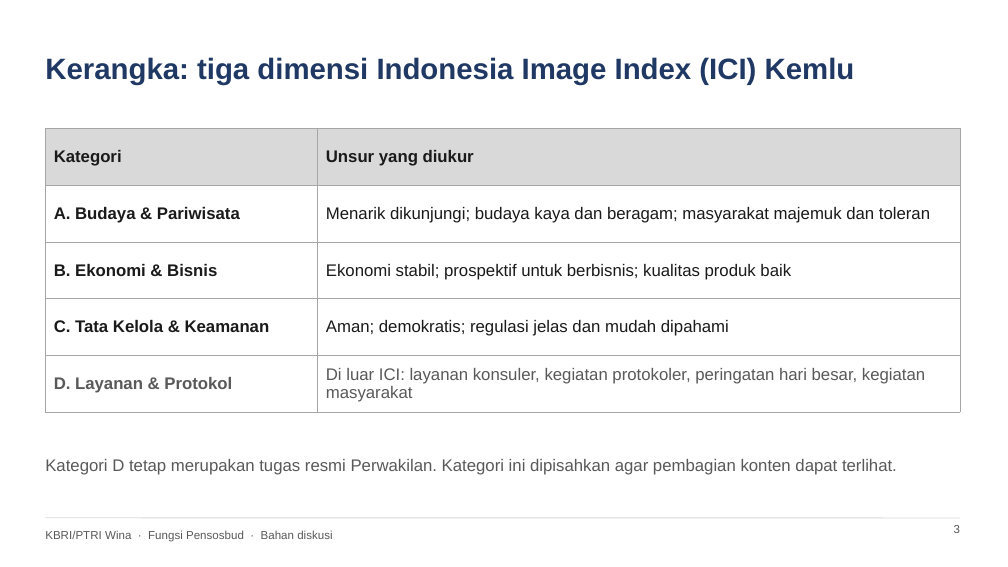
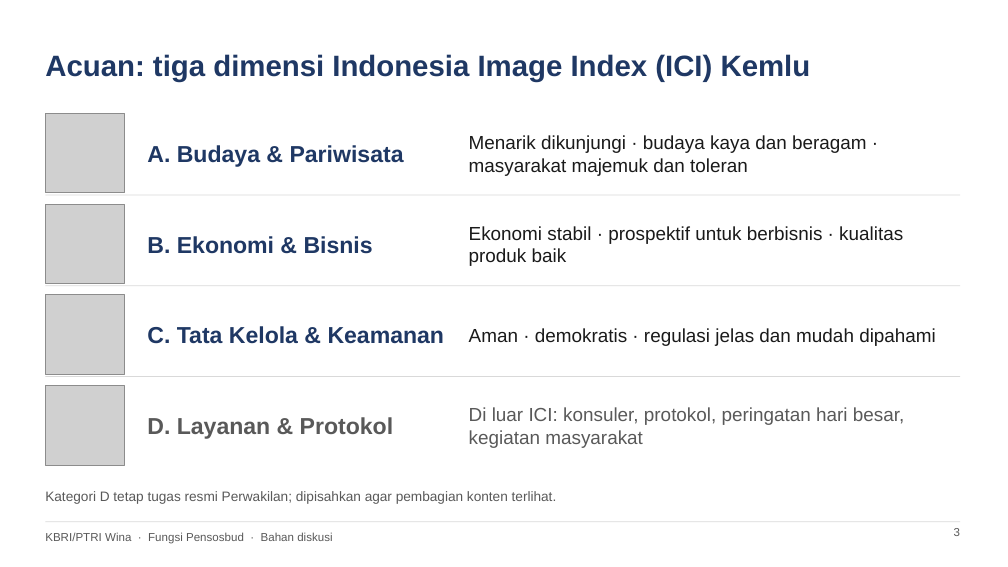
Before and after one commit to quintareva09/quintadeyandaputri, a slide deck: slide 3 of ici_analysis/KBRI_Wina_Penataan_Konten_Instagram.pptx. Drawn at 1008x567 pixels with LibreOffice and Linux fonts; fonts in the diff are those of the drawing; grey boxes stand for pictures. Boxes give left, top, right and bottom in pixels: in the first picture for what was removed or moved away, otherwise in the second. Text is boxed around its words. In the diff, an @@ line names an element or a change of style, - is before the commit and + after.

```diff
--- a/ici_analysis/KBRI_Wina_Penataan_Konten_Instagram.pptx
+++ b/ici_analysis/KBRI_Wina_Penataan_Konten_Instagram.pptx
@@ title at [45, 54, 811, 81]: text changed @@
-Kerangka: tiga dimensi Indonesia Image Index (ICI) Kemlu
+Acuan: tiga dimensi Indonesia Image Index (ICI) Kemlu
@@ picture added at [45, 113, 125, 193] @@
@@ table removed at [45, 129, 960, 406], 5 rows, 2 columns @@
-Kategori | Unsur yang diukur
-A. Budaya & Pariwisata | Menarik dikunjungi; budaya kaya dan beragam; masyarakat majemuk dan toleran
-B. Ekonomi & Bisnis | Ekonomi stabil; prospektif untuk berbisnis; kualitas produk baik
-C. Tata Kelola & Keamanan | Aman; demokratis; regulasi jelas dan mudah dipahami
-D. Layanan & Protokol | Di luar ICI: layanan konsuler, kegiatan protokoler, peringatan hari besar, kegiatan masyarakat
@@ text added at [147, 145, 404, 167], 22 pt, text #1F3864, bold @@
+A. Budaya & Pariwisata
@@ text added at [469, 135, 867, 176], 18 pt, text #1A1A1A @@
+Menarik dikunjungi · budaya kaya dan beragam · masyarakat majemuk dan toleran
@@ line added from (45, 195) to (960, 195), #D9D9D9 0.75 pt @@
@@ picture added at [45, 204, 125, 284] @@
@@ text added at [147, 236, 373, 254], 22 pt, text #1F3864, bold @@
+B. Ekonomi & Bisnis
@@ text added at [469, 226, 903, 266], 18 pt, text #1A1A1A @@
+Ekonomi stabil · prospektif untuk berbisnis · kualitas produk baik
@@ line added from (45, 286) to (960, 286), #D9D9D9 0.75 pt @@
@@ picture added at [45, 295, 125, 374] @@
@@ text added at [147, 326, 445, 344], 22 pt, text #1F3864, bold @@
+C. Tata Kelola & Keamanan
@@ text added at [469, 328, 936, 346], 18 pt, text #1A1A1A @@
+Aman · demokratis · regulasi jelas dan mudah dipahami
@@ line added from (45, 377) to (960, 377), #D9D9D9 0.75 pt @@
@@ picture added at [45, 386, 125, 465] @@
@@ text added at [147, 417, 393, 439], 22 pt, text #595959, bold @@
+D. Layanan & Protokol
@@ text added at [469, 407, 904, 448], 18 pt, text #595959 @@
+Di luar ICI: konsuler, protokol, peringatan hari besar, kegiatan masyarakat
@@ text at [45, 491, 557, 504]: text changed; size 16 to 13 pt @@
-Kategori D tetap merupakan tugas resmi Perwakilan. Kategori ini dipisahkan agar pembagian konten dapat terlihat.
+Kategori D tetap tugas resmi Perwakilan; dipisahkan agar pembagian konten terlihat.
@@ text "Kategori D tetap tugas resmi ..." at [45, 491, 557, 504]: vertical alignment middle to top @@
@@ line moved from (45, 518) - (960, 518) to (45, 522) - (960, 522) @@
```
Also in this commit, not shown: 9 other slides changed, 1 slide removed, 2 other files.
